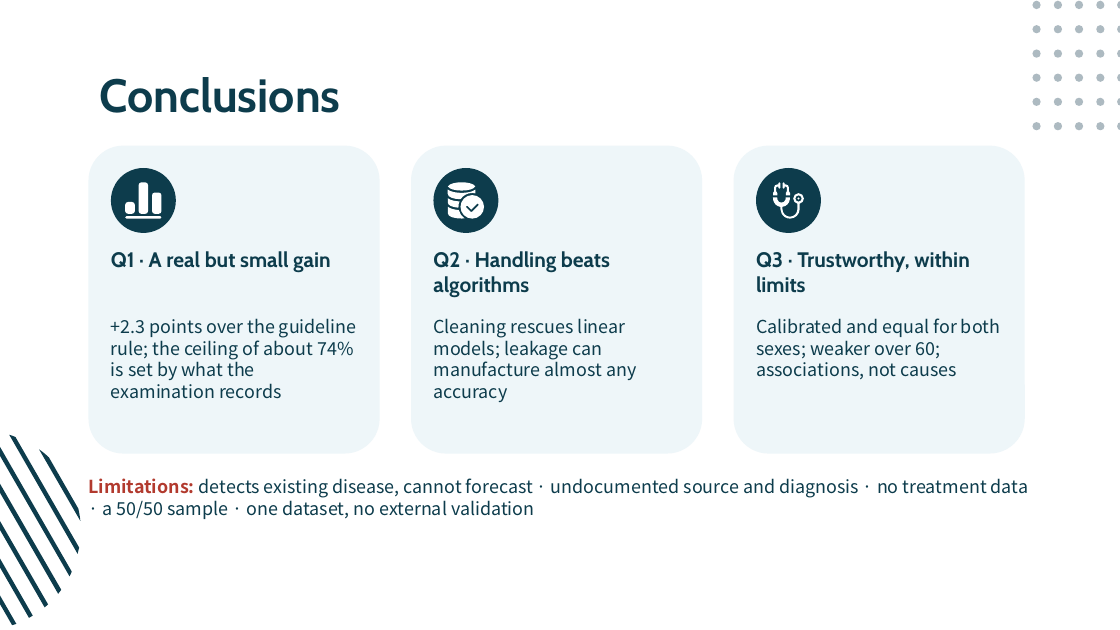
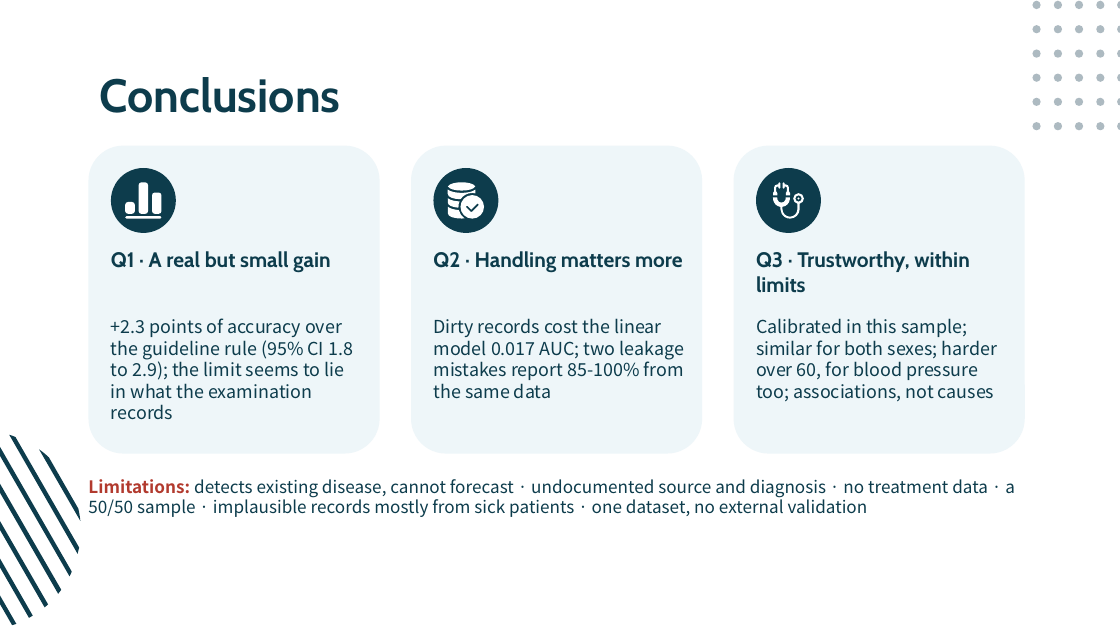
Before and after one commit to hadigghazi/cardio-risk, a slide deck: slide 14 of presentation/Cardio-Risk.pptx. Drawn at 1120x630 pixels with LibreOffice and Linux fonts; fonts in the diff are those of the drawing. Boxes give left, top, right and bottom in pixels: in the first picture for what was removed or moved away, otherwise in the second. Text is boxed around its words. In the diff, an @@ line names an element or a change of style, - is before the commit and + after.

```diff
--- a/presentation/Cardio-Risk.pptx
+++ b/presentation/Cardio-Risk.pptx
@@ text at [433,251,683,273]: text changed @@
-Q2 · Handling beats algorithms
+Q2 · Handling matters more
@@ text at [111,318,353,420]: text changed @@
-+2.3 points over the guideline rule; the ceiling of about 74% is set by what the examination records
++2.3 points of accuracy over the guideline rule (95% CI 1.8 to 2.9); the limit seems to lie in what the examination records
@@ text at [433,318,684,399]: text changed @@
-Cleaning rescues linear models; leakage can manufacture almost any accuracy
+Dirty records cost the linear model 0.017 AUC; two leakage mistakes report 85-100% from the same data
@@ text at [756,318,998,401]: text changed @@
-Calibrated and equal for both sexes; weaker over 60; associations, not causes
+Calibrated in this sample; similar for both sexes; harder over 60, for blood pressure too; associations, not causes
@@ text at [88,479,1015,517]: text changed; size 11.5 to 11 pt @@
-Limitations: detects existing disease, cannot forecast · undocumented source and diagnosis · no treatment data · a 50/50 sample · one dataset, no external validation
+Limitations: detects existing disease, cannot forecast · undocumented source and diagnosis · no treatment data · a 50/50 sample · implausible records mostly from sick patients · one dataset, no external validation
```
Also in this commit, not shown: 12 other slides changed, 12 other files.
